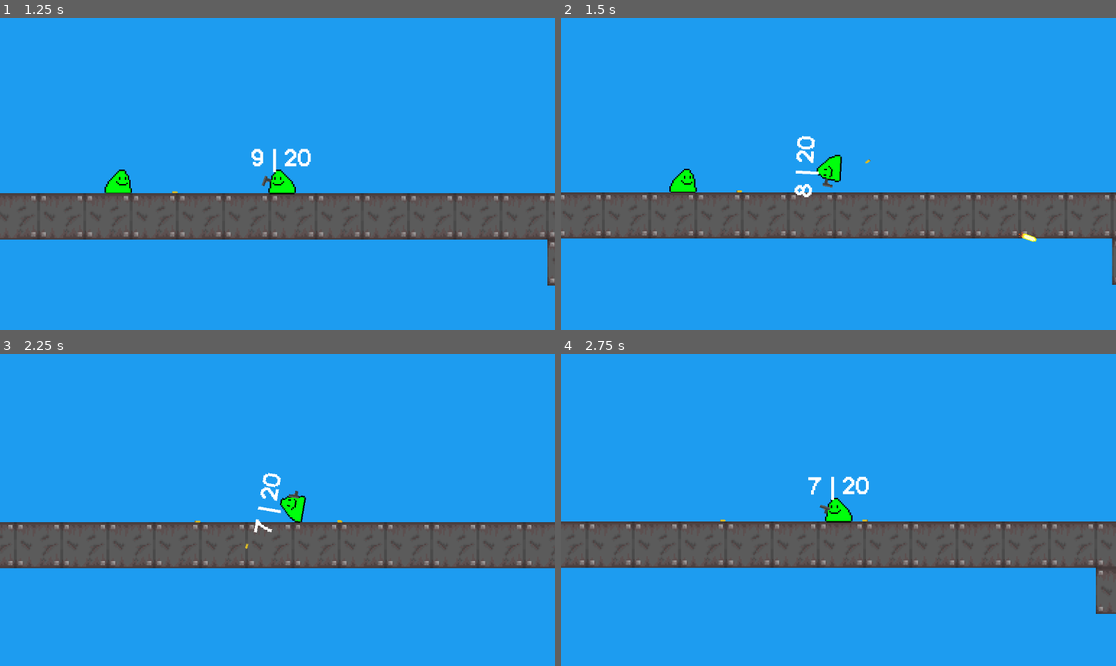
Above: before the commit, frames 1-4 (two rows, left to right).
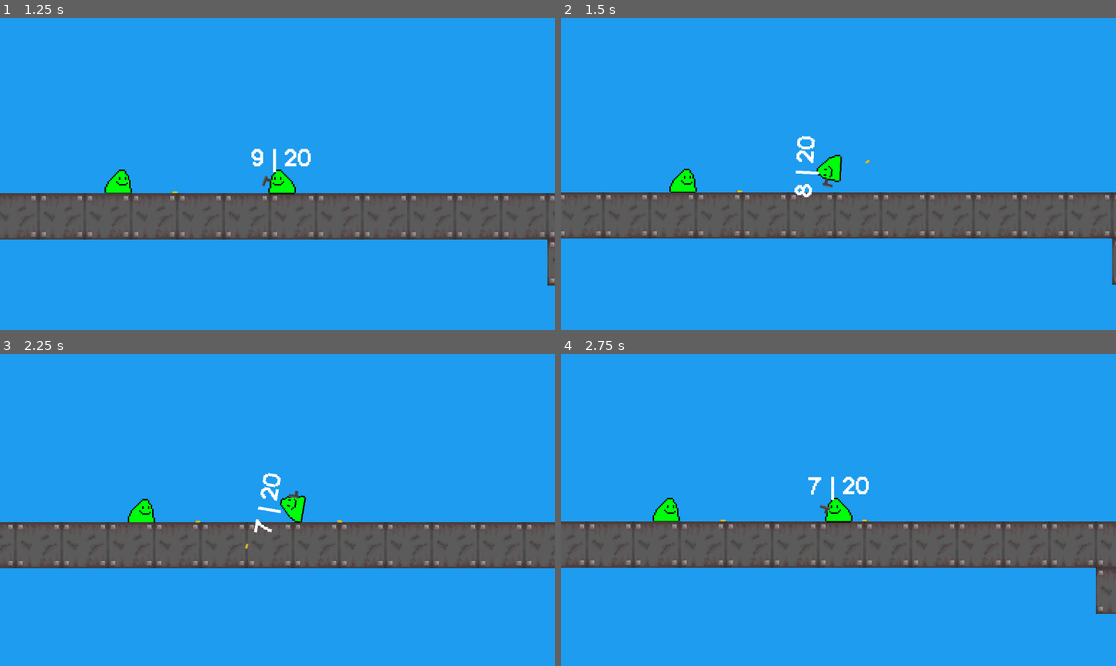
Above: after the commit, the same moments.

Repository: a0fefd/blobs-with-guns-remastered
Game: Godot game, scene res://scenes/levels/world.tscn
The game is run twice, just before and just after one commit, with the same random seed, the same clock (stepped at 60 frames per second) and the same inputs.
Inputs (mouse positions are in pixels of both pictures, inside the frame that each line leads up to):
- Up to frame 1 (1.25 s): move the mouse to (249, 236) at 0.52 s; press the mouse at (249, 236) at 0.53 s
- Up to frame 2 (1.5 s): move the mouse to (1005, 220) at 1.27 s; release the mouse at (1005, 220) at 1.28 s; click (1005, 220) at 1.35 s
- Up to frame 3 (2.25 s): move the mouse to (111, 463) at 2.02 s; press the mouse at (111, 463) at 2.03 s
- Up to frame 4 (2.75 s): no input

Frame 1 is identical in both runs. In frame 2, less than 0.1% of the frame differs, in the area x 82-86%, y 68-72%; in frame 3, 0.3%; in frame 4, 0.3%, in the area x 16-22%, y 46-54%.

Commit message:
Update bullet.gd

Diff:
--- a/scripts/bullet.gd
+++ b/scripts/bullet.gd
@@ -18,4 +18,5 @@
 func _on_body_entered(body):
 	if body != shot_from and body.is_in_group("Blobs"):
 		body.queue_free()
-		queue_free()
+
+	queue_free()
